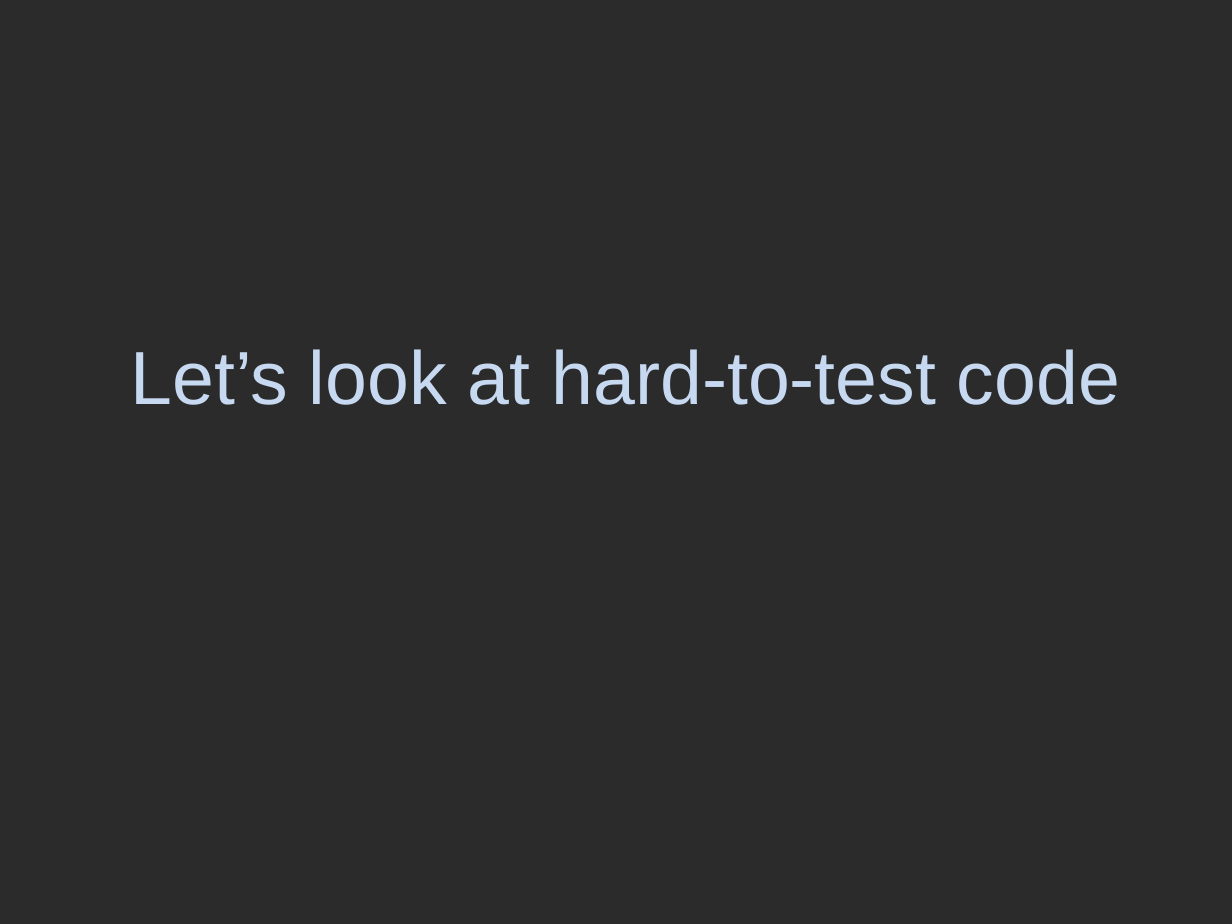
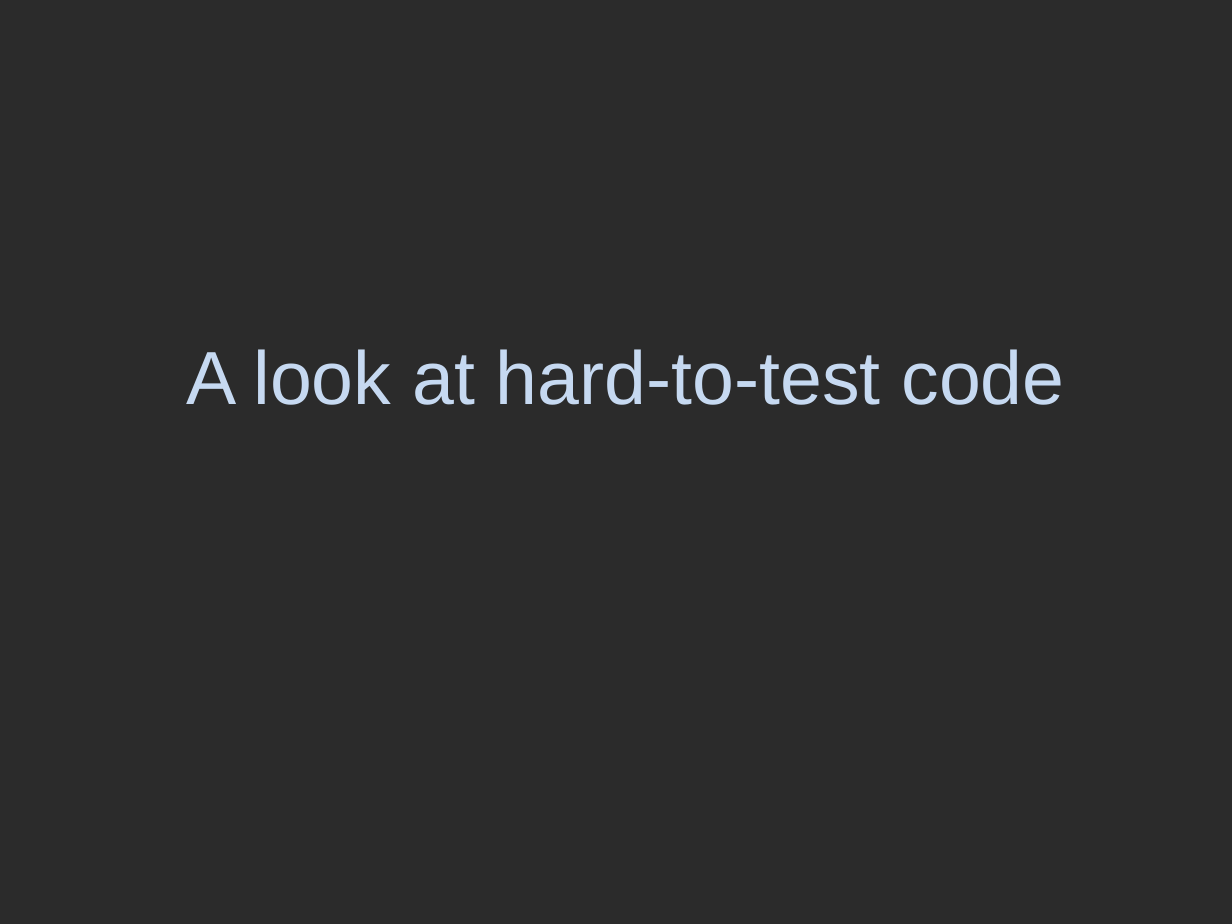
Before and after one commit to marcesher/mxunit-cfmeetups, a slide deck: slide 13 of CFObjective2009TDD/ppt/Esher_TestableCode.ppt (slide 11 before the commit). Drawn at 1232x924 pixels with LibreOffice and Linux fonts; fonts in the diff are those of the drawing; background and template pictures are left out; a plain dark background stands for a picture behind light text. Boxes give left, top, right and bottom in pixels: in the first picture for what was removed or moved away, otherwise in the second. Text is boxed around its words. In the diff, an @@ line names an element or a change of style, - is before the commit and + after.

```diff
--- a/CFObjective2009TDD/ppt/Esher_TestableCode.ppt
+++ b/CFObjective2009TDD/ppt/Esher_TestableCode.ppt
@@ title at <box>186,349,1064,405</box>: text changed @@
-Let’s look at hard-to-test code
+A look at hard-to-test code
```
Also in this commit, not shown: 3 other slides changed, 5 slides added, 3 slides removed.
